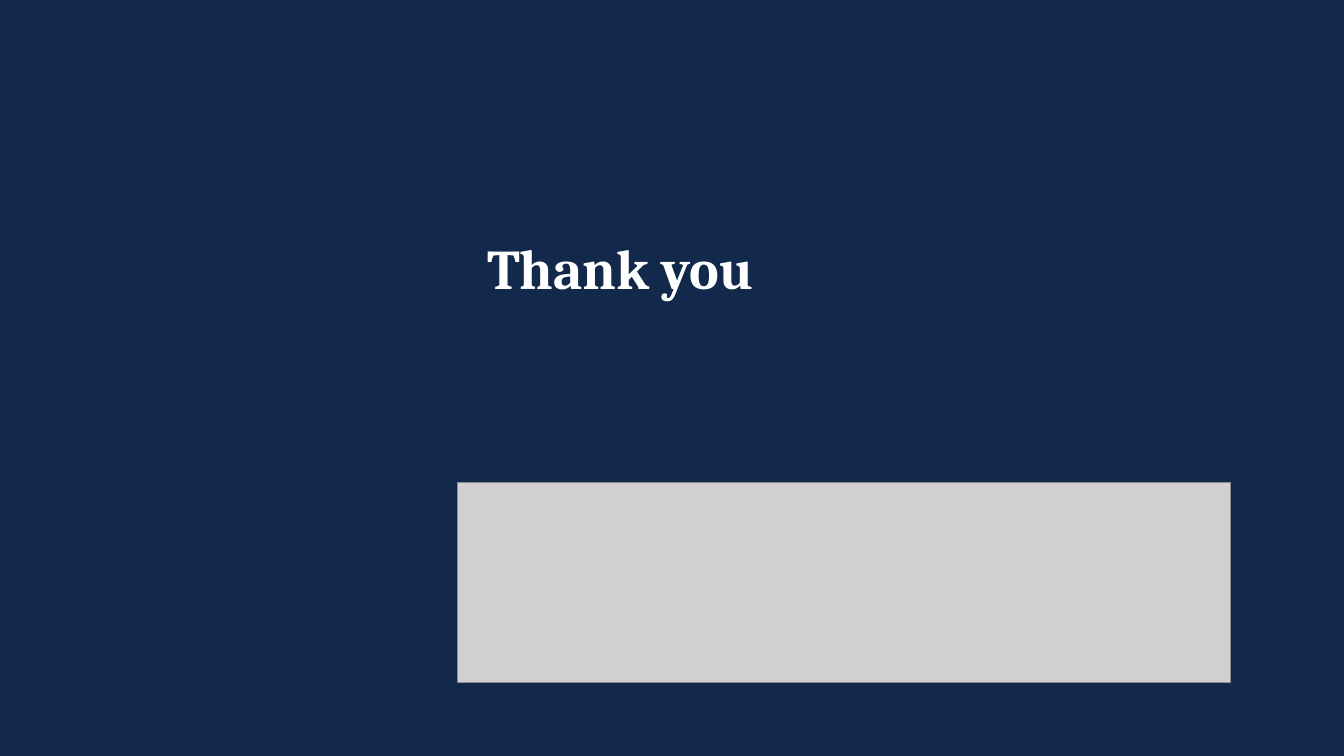
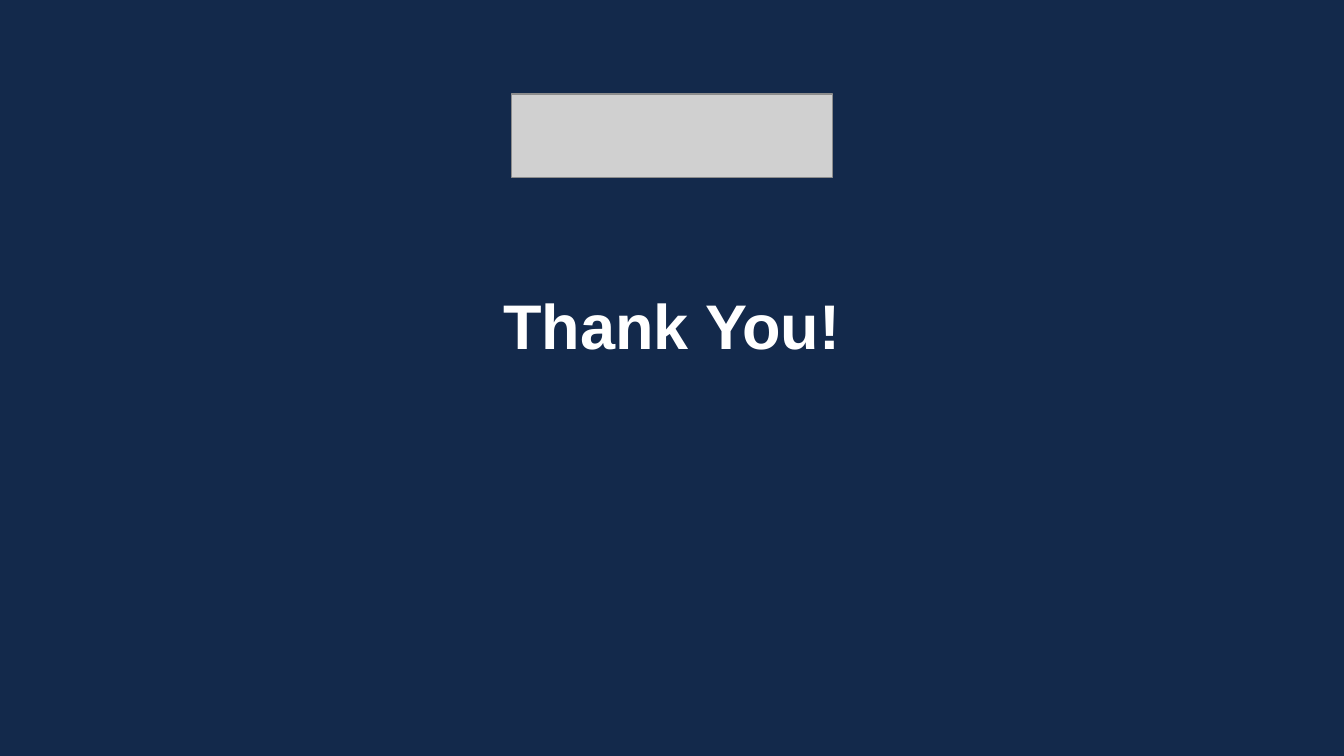
Before and after one commit to sushanthsreenivas/Patient-Drug-Reviews-Analysis-Using-Clustering, a slide deck: slide 2 of Project Presentation.pptx. Drawn at 1344x756 pixels with LibreOffice and Linux fonts; fonts in the diff are those of the drawing; grey boxes stand for pictures; background and template pictures are left out; a plain dark background stands for a picture behind light text. Boxes give left, top, right and bottom in pixels: in the first picture for what was removed or moved away, otherwise in the second. Text is boxed around its words. In the diff, an @@ line names an element or a change of style, - is before the commit and + after.

```diff
--- a/Project Presentation.pptx
+++ b/Project Presentation.pptx
@@ picture: place and size @@
-picture at (458,483,1231,684)
+picture at (512,94,833,176)
@@ text at (503,303,840,350): text changed; size 40 to 45 pt; font Cambria to Arial @@
-Thank you
+Thank You!
```
Also in this commit, not shown: 1 other slide changed.
